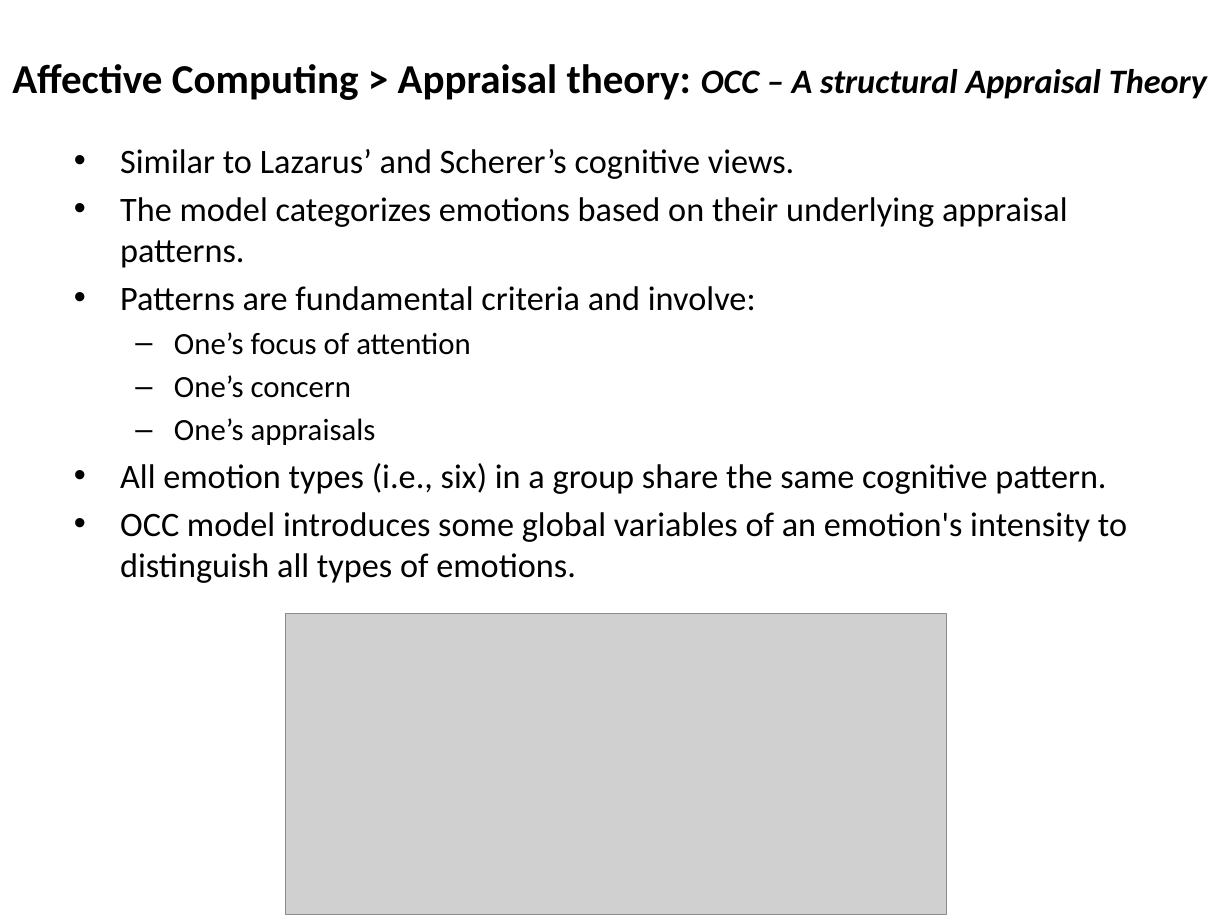
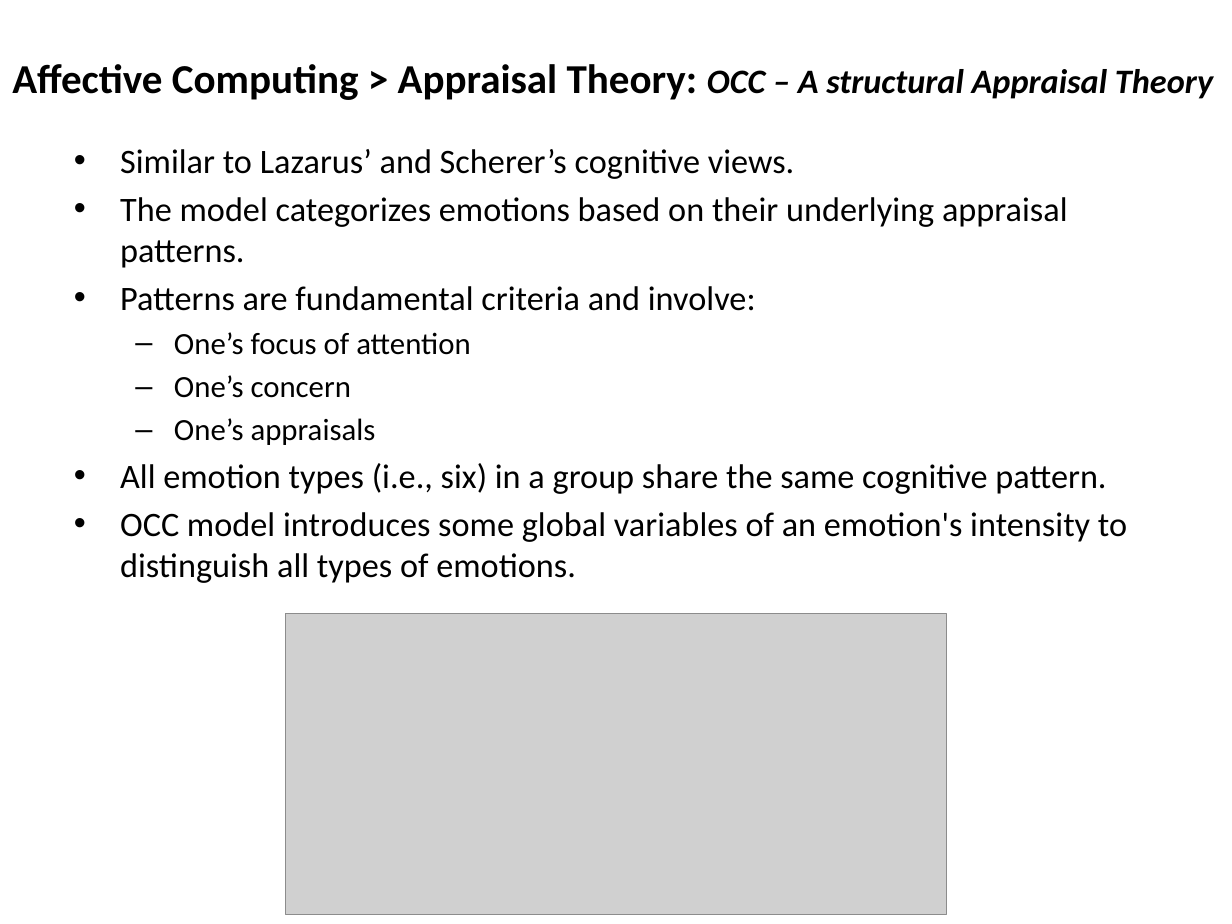
Before and after one commit to mshayganfar/CompExam1, a slide deck: slide 23 of presentation/PhD-comprehensive-exam.pptx. Drawn at 1232x924 pixels with LibreOffice and Linux fonts; fonts in the diff are those of the drawing; grey boxes stand for pictures. Boxes give left, top, right and bottom in pixels: in the first picture for what was removed or moved away, otherwise in the second. Text is boxed around its words. In the diff, an @@ line names an element or a change of style, - is before the commit and + after.

Commit message:
Dimensional theory.
Finished dimensional theories.

```diff
--- a/presentation/PhD-comprehensive-exam.pptx
+++ b/presentation/PhD-comprehensive-exam.pptx
@@ text at bbox=[12, 64, 1213, 100]: text changed @@
-Affective Computing > Appraisal theory: OCC – A structural Appraisal Theory
+Affective Computing > Appraisal Theory: OCC – A structural Appraisal Theory
```
Also in this commit, not shown: 2 other slides changed, 2 slides added.
